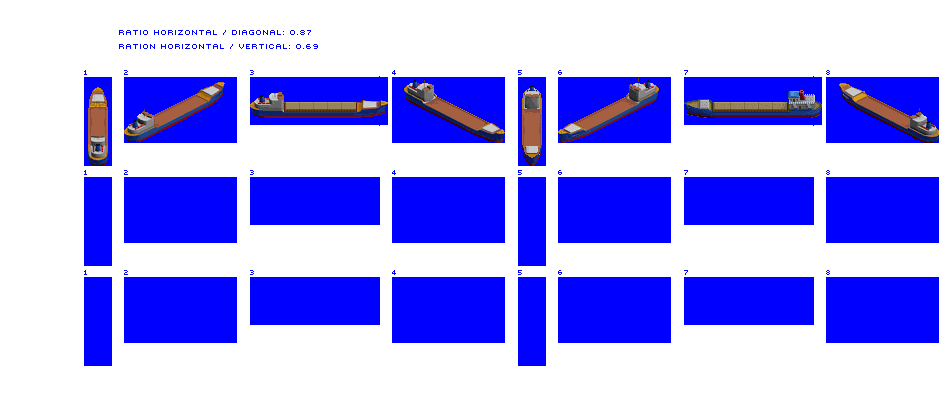
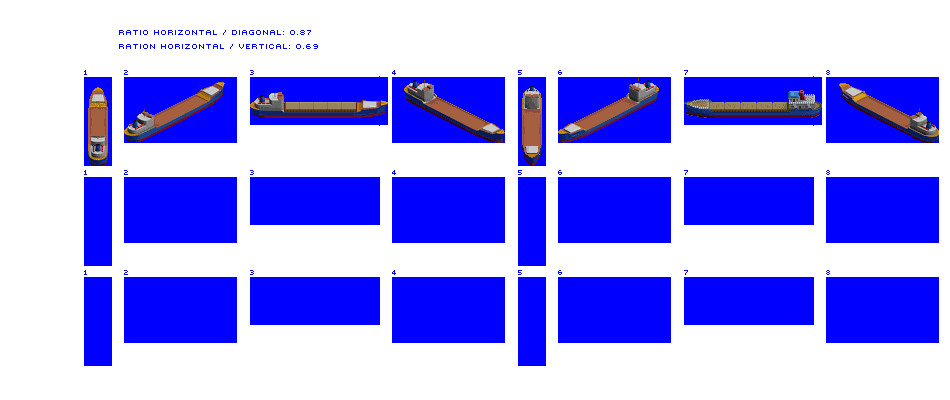
Comparing the layer stacks of the two 950×400 images. Changes:
painted on "Large Coaster" over bbox(685, 99, 789, 114)
